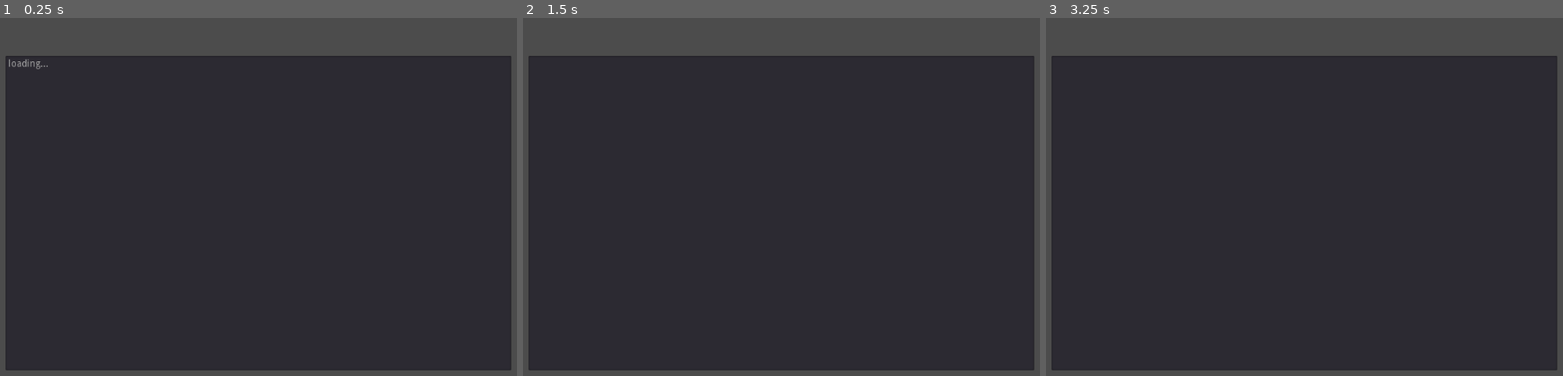
Above: before the commit, frames 1-3 (left to right).
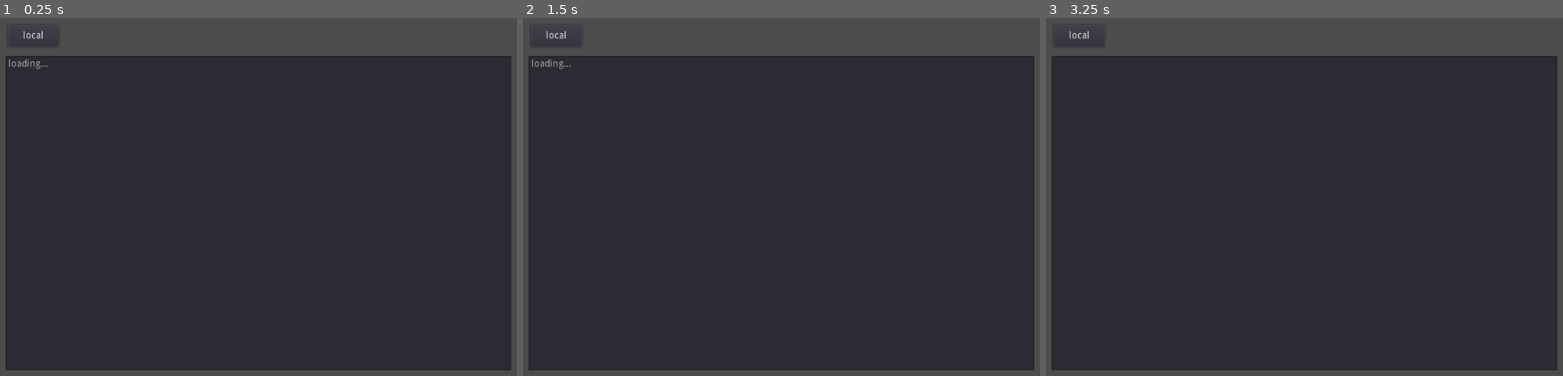
Above: after the commit, the same moments.

Repository: Galomortal47/Golang
Game: Godot game, scene res://ServerBrowse.tscn
Two runs of this game, one before a commit and one after it. Both use one fixed random seed, a clock stepped at 60 frames per second and the inputs below.
Inputs (mouse positions are in pixels of both pictures, inside the frame that each line leads up to):
- Up to frame 1 (0.25 s): no input
- Up to frame 2 (1.5 s): click (554, 35) at 0.5 s, where only the run after the commit has a clickable "local"; click (554, 35) at 1.25 s, where only the run after the commit has a clickable "local"
- Up to frame 3 (3.25 s): click (1077, 35) at 2 s, where only the run after the commit has a clickable "local"; tap Enter at 2.75 s; move the mouse to (1464, 200) at 2.77 s

The runs differ from the first frame. In frame 1, less than 0.1% of the frame differs, in the area x 4-9%, y 3-6%; in frame 2, 0.1%, in the area x 1-10%, y 3-15%; in frame 3, less than 0.1%.

Commit message:
mostly client side changes

Diff:
--- a/Multyplayer2/ServerBrowse.tscn
+++ b/Multyplayer2/ServerBrowse.tscn
@@ -18,5 +18,16 @@
 __meta__ = {
 "_edit_use_anchors_": false
 }
+
+[node name="Button" type="Button" parent="."]
+margin_left = 142.553
+margin_top = 14.592
+margin_right = 216.553
+margin_bottom = 46.592
+text = "local"
+__meta__ = {
+"_edit_use_anchors_": false
+}
 [connection signal="timeout" from="Timer" to="." method="_on_Timer_timeout"]
 [connection signal="item_selected" from="pinglist/ItemList" to="." method="_on_ItemList_item_selected"]
+[connection signal="button_down" from="Button" to="." method="_on_Button_button_down"]
--- a/Multyplayer2/benchmark/Benchmark.gd
+++ b/Multyplayer2/benchmark/Benchmark.gd
@@ -1,18 +1,27 @@
 extends Node
 
-var x = 0
-var test = 32
+var x = 1
+var test = 5
 var multi = load("res://benchmark/Multiplayer.tscn")
+var refresh_frames = 0
+
+func _physics_process(delta):
+	refresh_frames += 1
+	if  refresh_frames > 5:
+		for i in get_children():
+			i.json["time"] = str(OS.get_system_time_msecs())
+#		json["password"] = get_node("/root/Singleton").password
+		refresh_frames = 0
 
 func _ready():
 	for i in range(0,5):
-		get_node("/root/Singleton").PORT = 8082 + i
+		get_node("/root/Singleton").PORT = 8084
 		spawn()
 	print(get_child_count())
 
 func spawn():
 	for i in range(0,test):
 		var new_instance = multi.instance()
-		new_instance.json.id = str(x)
+		new_instance.id = str(x)
 		add_child(new_instance)
 		x += 1
--- a/Multyplayer2/benchmark/TCPbenchmarkchild.gd
+++ b/Multyplayer2/benchmark/TCPbenchmarkchild.gd
@@ -1,10 +1,4 @@
 extends Multyplayer
-
-func _physics_process(delta):
-	ping()
-
-func ping():
-	json["time"] = str(OS.get_system_time_msecs())
 
 func _on_Button_button_down():
 	get_node("/root/Singleton").PORT = int(get_node("pinglist/TextEdit").get_text())
--- a/Multyplayer2/code/MultiplayerBrowse.gd
+++ b/Multyplayer2/code/MultiplayerBrowse.gd
@@ -17,12 +17,13 @@
 			if validate_json(piece) == "":
 				var json = parse_json(piece)
 				var space = "         "
-				var line = "players: " + json.currplayer + "/" + json.maxplayers
-				var line2 = line + space +" map: " + json.map + space + " gamemode: "
-				var line3 = line2 + json.gamemode + space + " name: " + json.servername
-				var line4 = line3 + space + " ip:" + json.ip
-				browse_list.append(str(line4))
-				json_list.append(json)
+				if json.has('currplayer'):
+					var line = "players: " + json.currplayer + "/" + json.maxplayers
+					var line2 = line + space +" map: " + json.map + space + " gamemode: "
+					var line3 = line2 + json.gamemode + space + " name: " + json.servername
+					var line4 = line3 + space + " ip:" + json.ip
+					browse_list.append(str(line4))
+					json_list.append(json)
 	pass
 
 
@@ -41,3 +42,10 @@
 
 func _on_Timer_timeout():
 	load_server_list()
+
+
+func _on_Button_button_down():
+	get_node('/root/Singleton').Ip = "127.0.0.1"
+	get_tree().reload_current_scene()
+	packet.disconnect_from_host()
+	pass # Replace with function body.
--- a/Multyplayer2/code/MultiplayerChild.gd
+++ b/Multyplayer2/code/MultiplayerChild.gd
@@ -5,26 +5,47 @@
 	get_node("pinglist/TextEdit").set_text(str(get_node('/root/Singleton').PORT))
 
 func _physics_process(delta):
+	get_node("pinglist/Label3").set_text(str(int((string.length()) * get_node("/root/Singleton").framerate * 8 / 1000)) + " kbps o data being used")
+	for key in recive_data.keys():
+		for key2 in recive_data[key]:
+#			if get_script().get_script_method_list().has(key2):
+			callv(key2,[key,recive_data[key][key2]])
 	refresh_frames += 1
-	if  refresh_frames > 30:
-		pinglist()
+	if  refresh_frames > 5:
+		json["time"] = str(OS.get_system_time_msecs())
+#		json["password"] = get_node("/root/Singleton").password
 		refresh_frames = 0
 
-func pinglist():
-	get_node("pinglist/Label3").set_text(str(int((string.length()) * get_node("/root/Singleton").framerate * 8 / 1000)) + " kbps o data being used")
-	var pinglist = {}
+#commands
+func id(var key_id,var arg):
+	pass
+
+var pinglist = {}
+var norepeat = {}
+func time(var key_id,var arg):
+#	print(key_id)
 	data = recive_data.duplicate()
 	for i in data.keys():
 		if data.has(i):
 			if data[str(i)].has("time"):
-				var time = OS.get_system_time_msecs() - int(data[str(i)]["time"])
+				var ping = int(data[str(i)]["time"])
+				if norepeat.has(str(i)):
+					if norepeat[str(i)] == ping:
+						return
+				var time = OS.get_system_time_msecs() - ping - (1000  / get_node("/root/Singleton").framerate * 2)
 				pinglist[str(i)] = time
+				norepeat[str(i)] = ping
+		if not pinglist.has(i):
+			pinglist[str(i)] = "loading"
+	for i in pinglist.keys():
+		if not data.has(i):
+			pinglist.erase(i)
 	var gigatext = ""
 	for i in pinglist.keys():
 		gigatext += str(i) + " : ping : " + str(pinglist[i]) + "\n"
 	get_node("pinglist/RichTextLabel").set_text(gigatext)
-	get_node("pinglist/Label").set_text("total players:" + str(pinglist.keys().size()))
-	pinglist = {}
+	get_node("pinglist/Label").set_text("total players:" + str(data.keys().size()))
+#	pinglist = {}
 
 func _on_Button_button_down():
 	get_node("/root/Singleton").PORT = int(get_node("pinglist/TextEdit").get_text())
--- a/Multyplayer2/code/MultiplayerClass.gd
+++ b/Multyplayer2/code/MultiplayerClass.gd
@@ -6,9 +6,15 @@
 var data
 var string = ""
 var recive_data = {}
-var json = {"id":"player82","data":"test1", "time": 0}
+var json = {}
+onready var id = "player" + rng()
 var connect = true
 var refresh_frames = 0
+var peerstream = PacketPeerStream.new()
+
+func rng():
+	randomize()
+	return str(int(rand_range(0,10000)))
 
 func _ready():
 	packet.connect_to_host( get_node("/root/Singleton").Ip, get_node("/root/Singleton").PORT)
@@ -19,14 +25,14 @@
 	add_child(timer)
 
 func _sync():
-	json["time"] = str(OS.get_system_time_msecs())
+	json.id = id
 	if not packet.is_connected_to_host():
 			packet.connect_to_host( get_node("/root/Singleton").Ip, get_node("/root/Singleton").PORT)
-	var peerstream = PacketPeerStream.new()
 	peerstream.set_stream_peer(packet)
 	if peerstream.get_available_packet_count() > 0:
-		data = (peerstream.get_packet())
-		string = data.get_string_from_ascii()
+		string = peerstream.get_packet().get_string_from_ascii()
 		recive_data = parse_json(string)
 		#print(string)
 	packet.put_string(to_json(json) + "\n")
+#	print(recive_data)
+	json = {}
--- a/Multyplayer2/singleton.gd
+++ b/Multyplayer2/singleton.gd
@@ -1,5 +1,6 @@
 extends Node
 
-var PORT = 8083
-var Ip = "35.247.192.247"
+var PORT = 8200
+var Ip = "34.95.142.100"
 var framerate = 30
+var password = "123"
Not shown, changed: server.go
